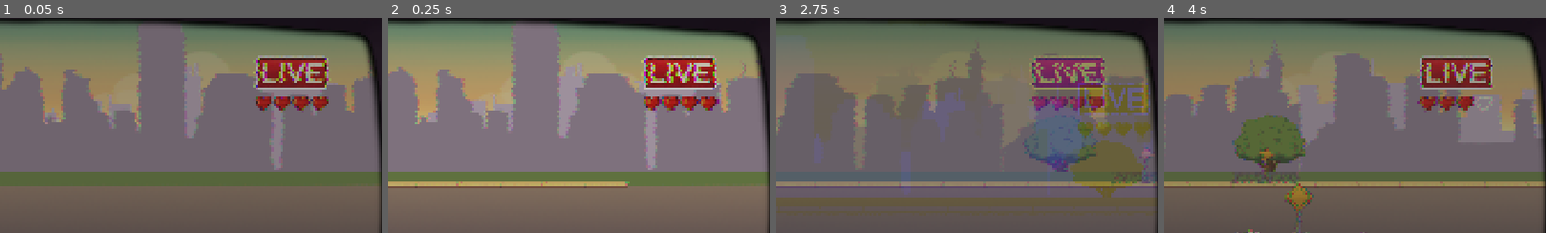
Above: before the commit, frames 1-4 (left to right).
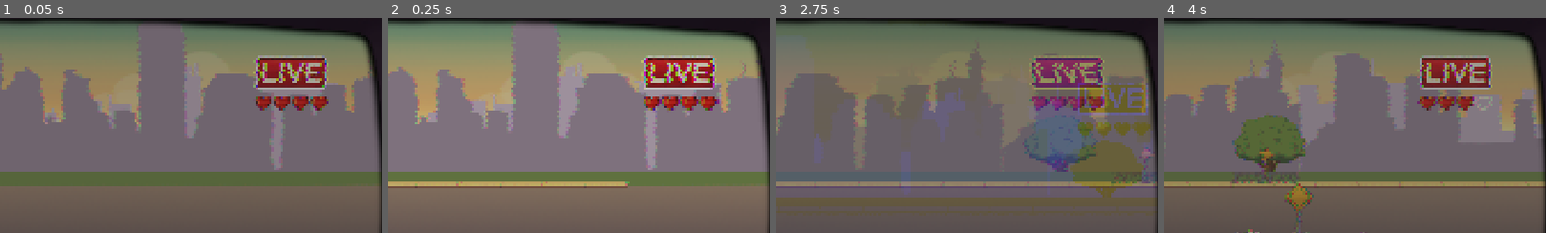
Above: after the commit, the same moments.

Repository: clutch-or-k1ck/shroom-jam-2025
Game: Godot game, scene res://scenes/tv_overlay_alternative/tv_box_root.tscn
Two runs of this game, one before a commit and one after it. Both use one fixed random seed, a clock stepped at 60 frames per second and the inputs below. The engine's default icon, where the game draws it, is replaced by a stand-in: a white triangle on a blue panel in a dark square.
Inputs:
- Up to frame 1 (0.05 s): no input
- Up to frame 2 (0.25 s): no input
- Up to frame 3 (2.75 s): hold D (move_right) 0.53-2.03 s; tap Space (jump) at 0.77, 1.52 s; hold A (move_left) from 2.03 s (still down)
- Up to frame 4 (4 s): release A (move_left) at 2.78 s; hold D (move_right) from 2.78 s (still down); tap Space (jump) at 3.02, 3.77 s
The pictures show only the part of the screen within x 45-95%, y 5-55%; the shares and areas given below are measured in that part.

The runs differ from the first frame. In frame 1, 1.0% of the frame differs, in the area x 68-87%, y 18-44%; in frame 2, 1.2%, in the area x 67-87%, y 17-44%; in frame 3, 1.2%; in frame 4, 0.8%.

Commit message:
migration float artifacts
After migration to spine-godot runtime, there are seemingly artifact changes in floats (precision and after-decimal digits slightly changed) - this change probably has no impact on the project at all

Diff:
--- a/gd/duck-chase/scenes/chase_scene/chase_scene.tscn
+++ b/gd/duck-chase/scenes/chase_scene/chase_scene.tscn
@@ -25,7 +25,7 @@
 [ext_resource type="PackedScene" uid="uid://c0h0c0n624xcm" path="res://scenes/treadmill/treadmill_item/item_variations/tm_two_fences_and_sign.tscn" id="14_4yt5v"]
 
 [sub_resource type="RectangleShape2D" id="RectangleShape2D_a4cdl"]
-size = Vector2(2692, 110.00009)
+size = Vector2(2692, 110)
 
 [node name="root" type="Node2D"]
 script = ExtResource("1_8pw8v")
@@ -34,7 +34,7 @@
 [node name="sky_polygon" type="Polygon2D" parent="."]
 texture = ExtResource("2_b8in7")
 polygon = PackedVector2Array(1, -1, -2, 553, 2730, 552, 2726, 3)
-uv = PackedVector2Array(1, -1, -2, 1041.4167, 3847.2463, 1025.1364, 3839.1062, -6.1402807)
+uv = PackedVector2Array(1, -1, -2, 1041.42, 3847.25, 1025.14, 3839.11, -6.14028)
 
 [node name="treadmill_clouds" type="Node2D" parent="."]
 position = Vector2(0, 269)
@@ -93,15 +93,15 @@
 position = Vector2(0, -118)
 
 [node name="collision_shape" type="CollisionShape2D" parent="road/road_collision"]
-position = Vector2(1347, 61.00006)
+position = Vector2(1347, 61.0001)
 shape = SubResource("RectangleShape2D_a4cdl")
 
 [node name="pavement_visual" type="Polygon2D" parent="road"]
-position = Vector2(9, -208.88794)
-scale = Vector2(1, 2.0086207)
+position = Vector2(9, -208.888)
+scale = Vector2(1, 2.00862)
 texture = ExtResource("2_ucmrg")
-polygon = PackedVector2Array(-9, -136.96565, 2677, -136.96565, 2679, 162.24754, -8, 162.24754)
-uv = PackedVector2Array(-2.884087, 1.2191811, 3841.9077, 7.3350945, 3845.9077, 1179.259, 3.2318268, 1197.1089)
+polygon = PackedVector2Array(-9, -136.966, 2677, -136.966, 2679, 162.248, -8, 162.248)
+uv = PackedVector2Array(-2.88409, 1.21918, 3841.91, 7.33509, 3845.91, 1179.26, 3.23183, 1197.11)
 
 [node name="sidewalk_top" type="Node2D" parent="road"]
 position = Vector2(0, -441)
@@ -217,10 +217,10 @@
 anchors_preset = 1
 anchor_left = 1.0
 anchor_right = 1.0
-offset_left = -420.89502
+offset_left = -420.895
 offset_top = 145.485
-offset_right = -236.89502
-offset_bottom = 287.48505
+offset_right = -236.895
+offset_bottom = 287.485
 grow_horizontal = 0
 
 [node name="live_label" type="TextureRect" parent="ui/top_right_widget"]
--- a/gd/duck-chase/scenes/treadmill/treadmill_item/item_variations/fence_5.tscn
+++ b/gd/duck-chase/scenes/treadmill/treadmill_item/item_variations/fence_5.tscn
@@ -7,11 +7,11 @@
 bounds = Vector2(778.02, 63.3)
 
 [node name="fence4" type="Sprite2D" parent="." index="4"]
-position = Vector2(544, -29.000004)
+position = Vector2(544, -29)
 scale = Vector2(0.234, 0.234)
 texture = ExtResource("2_4yk4b")
 
 [node name="fence5" type="Sprite2D" parent="." index="5"]
-position = Vector2(699, -29.000004)
+position = Vector2(699, -29)
 scale = Vector2(0.234, 0.234)
 texture = ExtResource("2_4yk4b")
--- a/gd/duck-chase/scenes/treadmill/treadmill_item/item_variations/tm_box.tscn
+++ b/gd/duck-chase/scenes/treadmill/treadmill_item/item_variations/tm_box.tscn
@@ -15,6 +15,6 @@
 shape = SubResource("RectangleShape2D_ucw75")
 
 [node name="box" type="Sprite2D" parent="." index="1"]
-position = Vector2(67.052765, -52.457996)
-scale = Vector2(0.36547446, 0.36547443)
+position = Vector2(67.0528, -52.458)
+scale = Vector2(0.365474, 0.365474)
 texture = ExtResource("2_bo3kg")
--- a/gd/duck-chase/scenes/treadmill/treadmill_item/item_variations/tm_fence_3.tscn
+++ b/gd/duck-chase/scenes/treadmill/treadmill_item/item_variations/tm_fence_3.tscn
@@ -13,16 +13,16 @@
 shape = SubResource("RectangleShape2D_8rqbh")
 
 [node name="fence1" type="Sprite2D" parent="." index="1"]
-position = Vector2(79.00001, -29.000004)
+position = Vector2(79, -29)
 scale = Vector2(0.234, 0.234)
 texture = ExtResource("2_iigqp")
 
 [node name="fence2" type="Sprite2D" parent="." index="2"]
-position = Vector2(234.00003, -29.000004)
+position = Vector2(234, -29)
 scale = Vector2(0.234, 0.234)
 texture = ExtResource("2_iigqp")
 
 [node name="fence3" type="Sprite2D" parent="." index="3"]
-position = Vector2(389.00003, -29.000004)
+position = Vector2(389, -29)
 scale = Vector2(0.234, 0.234)
 texture = ExtResource("2_iigqp")
--- a/gd/duck-chase/scenes/treadmill/treadmill_item/item_variations/tm_pillar.tscn
+++ b/gd/duck-chase/scenes/treadmill/treadmill_item/item_variations/tm_pillar.tscn
@@ -13,6 +13,6 @@
 shape = SubResource("RectangleShape2D_oima0")
 
 [node name="pillar" type="Sprite2D" parent="." index="1"]
-position = Vector2(49.75, -522.4229)
-scale = Vector2(0.44273132, 0.44273132)
+position = Vector2(49.75, -522.423)
+scale = Vector2(0.442731, 0.442731)
 texture = ExtResource("2_c7lgi")
